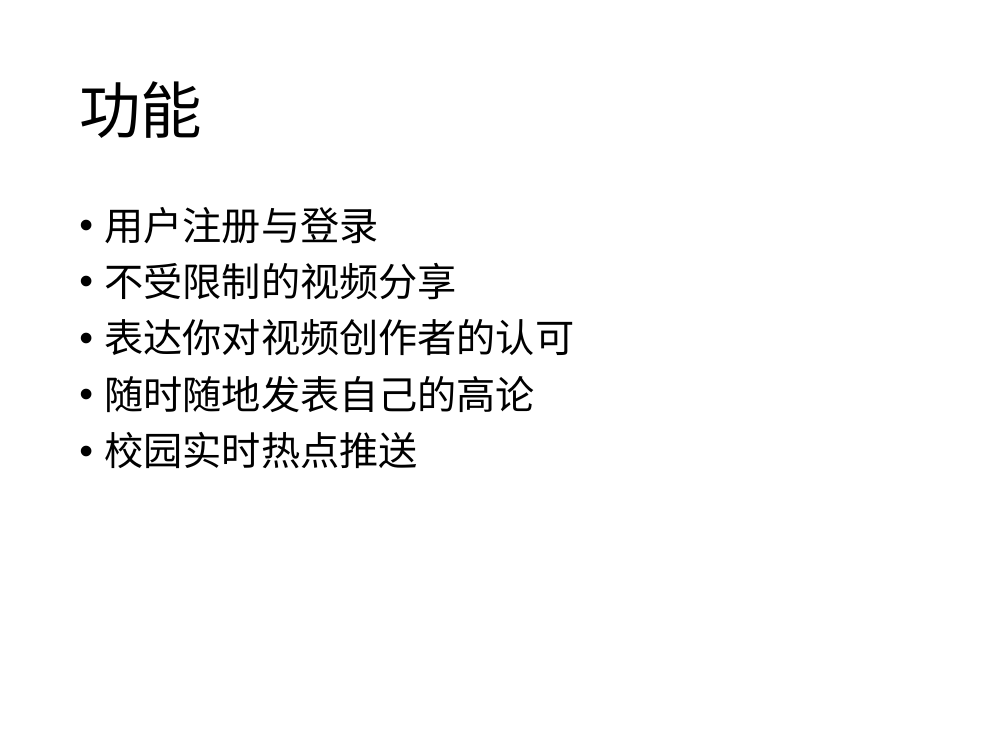
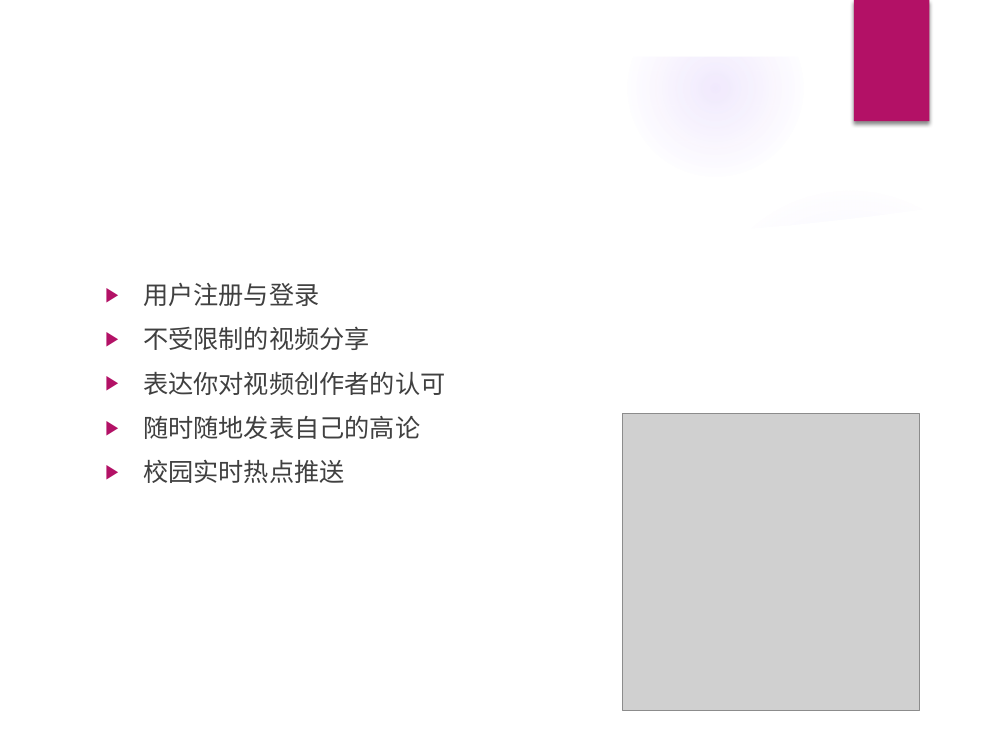
Before and after one commit to Relate13/web_2023, a slide deck: slide 10 of 项目介绍.pptx (slide 8 before the commit). Drawn at 1008x756 pixels with LibreOffice and Linux fonts; fonts in the diff are those of the drawing; grey boxes stand for pictures; background and template pictures are left out. Boxes give left, top, right and bottom in pixels: in the first picture for what was removed or moved away, otherwise in the second. Text is boxed around its words. In the diff, an @@ line names an element or a change of style, - is before the commit and + after.

```diff
--- a/项目介绍.pptx
+++ b/项目介绍.pptx
@@ group added at [0,0,1008,756]: 5 ellipses, 2 freeform shapes @@
@@ rectangle added at [854,0,929,121], fill #B31166 @@
@@ title "功能": place and size @@
-title "功能" at [79,81,202,138]
+title "功能" at [96,102,795,180]
@@ title "功能" at [96,102,795,180]: size 44 to 32 pt, font Calibri to Quicksand, text colour #000000 to #FFFFFF; line spacing 0.9 to 1 @@
@@ text "用户注册与登录": place and size @@
-text "用户注册与登录" at [105,207,575,468]
+text "用户注册与登录" at [143,283,445,483]
@@ text "用户注册与登录" at [143,283,445,483]: size 28 to 18 pt, font Calibri to Quicksand, text colour #000000 to #404040; bullet • to ▶; line spacing 0.9 to 1 @@
@@ picture added at [623,414,919,711] @@
```
Also in this commit, not shown: 7 other slides changed, 5 slides added, 1 slide removed.
